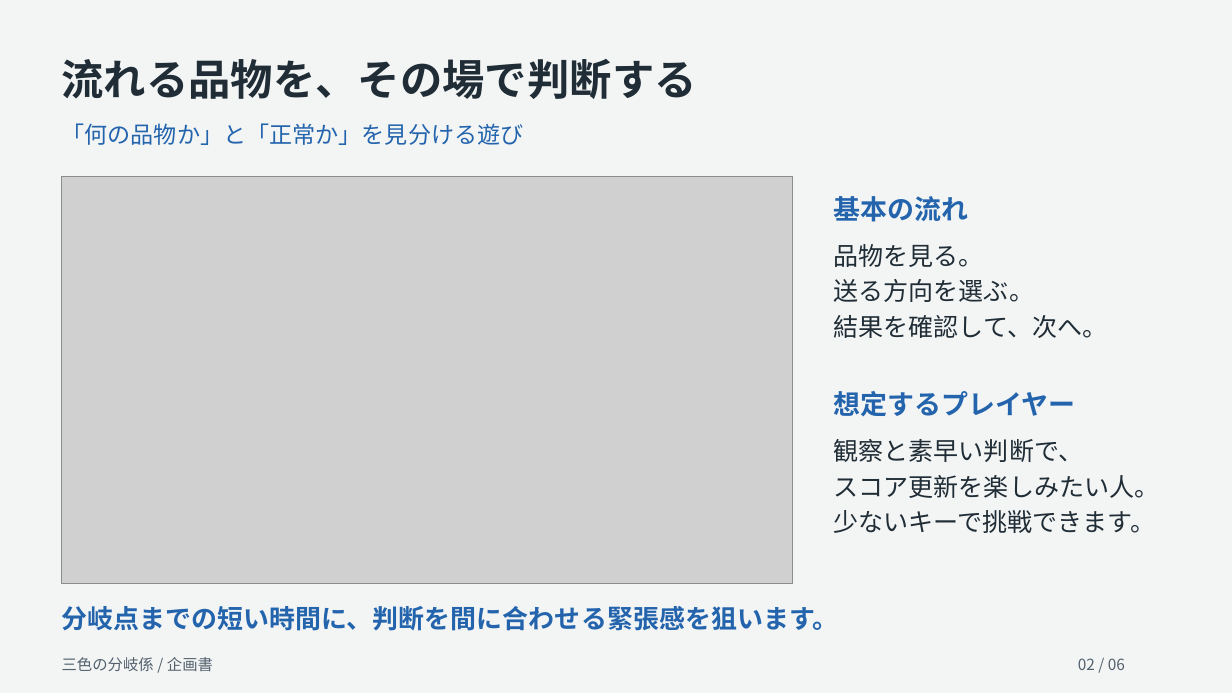
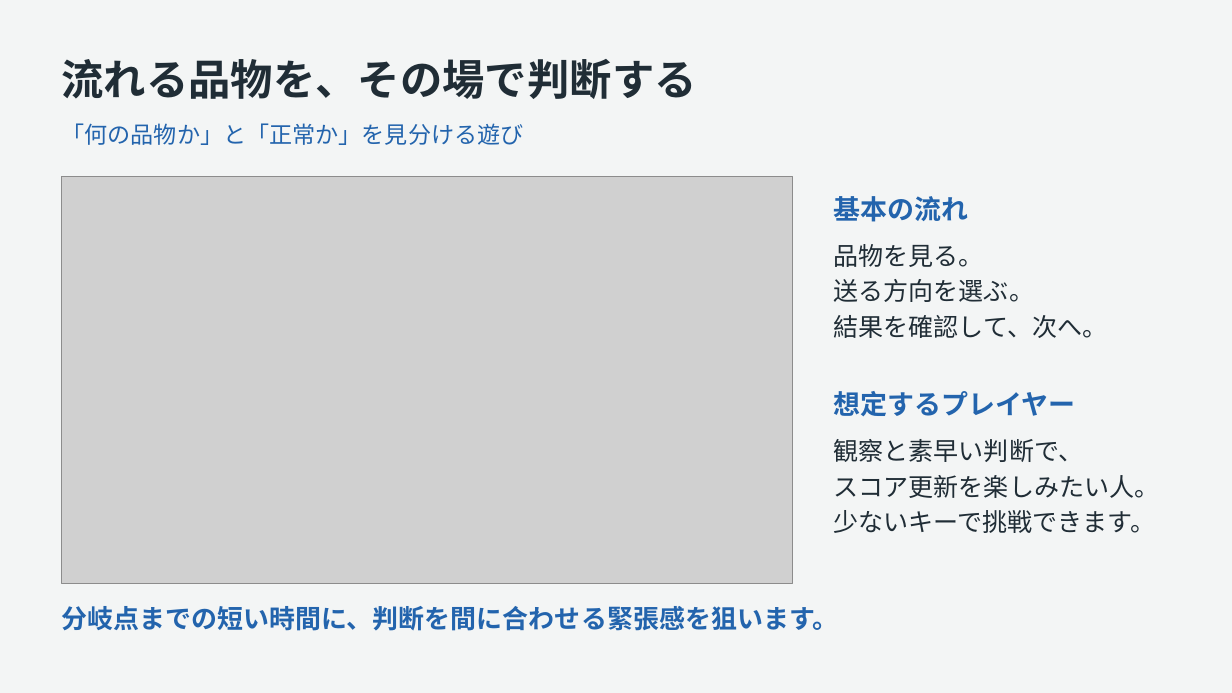
Before and after one commit to kuon-haruto/portfolio, a slide deck: slide 2 of documents/proposals/sanshoku-bunki_proposal.pptx. Drawn at 1232x693 pixels with LibreOffice and Linux fonts; fonts in the diff are those of the drawing; grey boxes stand for pictures. Boxes give left, top, right and bottom in pixels: in the first picture for what was removed or moved away, otherwise in the second. Text is boxed around its words. In the diff, an @@ line names an element or a change of style, - is before the commit and + after.

```diff
--- a/documents/proposals/sanshoku-bunki_proposal.pptx
+++ b/documents/proposals/sanshoku-bunki_proposal.pptx
@@ text removed at bbox=[62, 657, 213, 671] @@
-三色の分岐係 / 企画書
@@ text removed at bbox=[1078, 658, 1125, 670] @@
-02 / 06
```
Also in this commit, not shown: 5 other slides changed, 14 other files.
